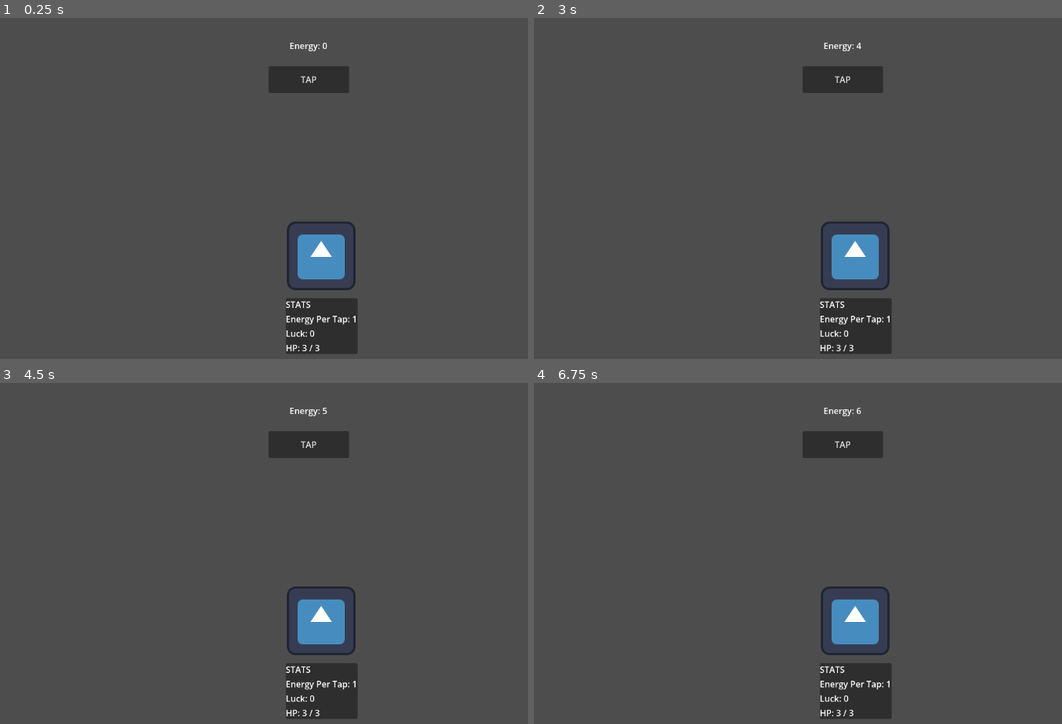
Above: before the commit, frames 1-4 (two rows, left to right).
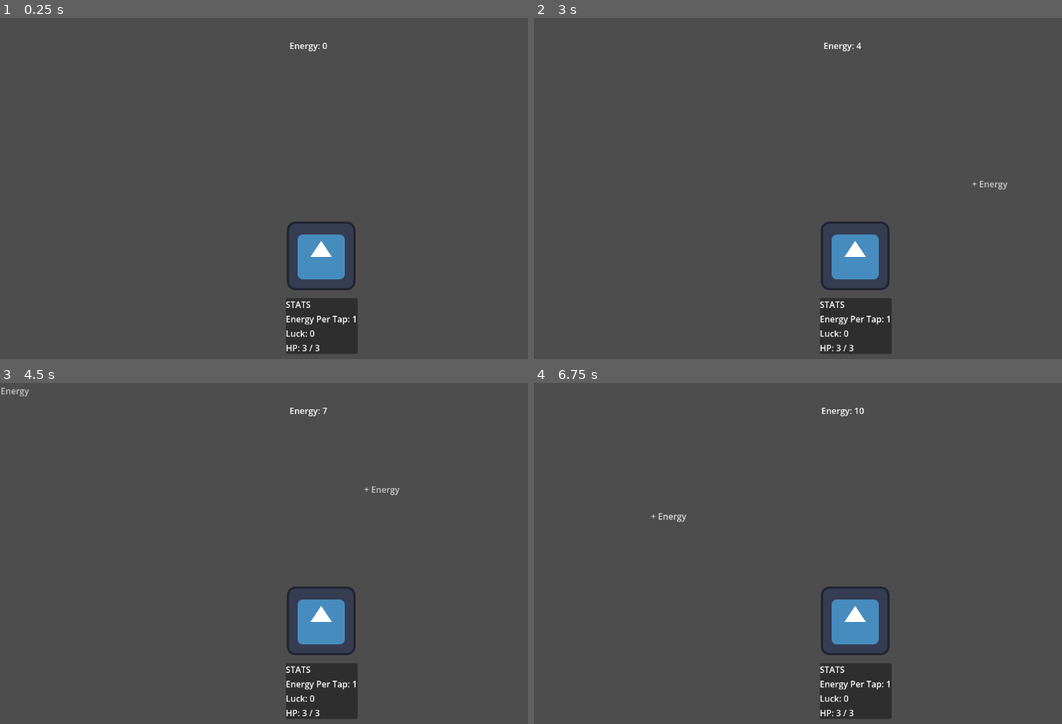
Above: after the commit, the same moments.

Repository: AzeOcram/checkpoint-gamejam
Game: Godot game, scene res://scenes/main/main.tscn
The game is run twice, just before and just after one commit, with the same random seed, the same clock (stepped at 60 frames per second) and the same inputs. The engine's default icon, where the game draws it, is replaced by a stand-in: a white triangle on a blue panel in a dark square.
Inputs (mouse positions are in pixels of both pictures, inside the frame that each line leads up to):
- Up to frame 1 (0.25 s): no input
- Up to frame 2 (3 s): click (840, 79) at 0.5 s, where only the run before the commit has a clickable "TAP"; click (840, 79) at 1.25 s, where only the run before the commit has a clickable "TAP"; click (840, 79) at 2 s, where only the run before the commit has a clickable "TAP"; tap Enter at 2.75 s; move the mouse to (977, 174) at 2.77 s; press the mouse at (977, 174) at 2.78 s
- Up to frame 3 (4.5 s): move the mouse to (184, 573) at 3.52 s; release the mouse at (184, 573) at 3.53 s; click (184, 573) at 3.6 s; tap Space at 4.25 s; move the mouse to (369, 481) at 4.27 s; press the mouse at (369, 481) at 4.28 s
- Up to frame 4 (6.75 s): move the mouse to (813, 625) at 5.02 s; release the mouse at (813, 625) at 5.03 s; click (813, 625) at 5.1 s; tap Enter at 5.75 s; move the mouse to (1030, 608) at 5.77 s; press the mouse at (1030, 608) at 5.78 s; move the mouse to (655, 505) at 6.52 s; release the mouse at (655, 505) at 6.53 s; click (655, 505) at 6.6 s

The runs differ from the first frame. In frame 1, 1.1% of the frame differs, in the area x 50-67%, y 14-22%; in frame 2, 1.2%; in frame 3, 1.3%; in frame 4, 1.3%, in the area x 22-67%, y 7-41%.

Commit message:
refactor(energy): reorganized nodes and added little effect to energy

Diff:
--- a/project.godot
+++ b/project.godot
@@ -19,6 +19,15 @@
 
 Player="*uid://dy2fa1g4nauj7"
 
+[input]
+
+tap={
+"deadzone": 0.2,
+"events": [Object(InputEventMouseButton,"resource_local_to_scene":false,"resource_name":"","device":-1,"window_id":0,"alt_pressed":false,"shift_pressed":false,"ctrl_pressed":false,"meta_pressed":false,"button_mask":0,"position":Vector2(0, 0),"global_position":Vector2(0, 0),"factor":1.0,"button_index":1,"canceled":false,"pressed":false,"double_click":false,"script":null)
+, Object(InputEventKey,"resource_local_to_scene":false,"resource_name":"","device":0,"window_id":0,"alt_pressed":false,"shift_pressed":false,"ctrl_pressed":false,"meta_pressed":false,"pressed":false,"keycode":0,"physical_keycode":32,"key_label":0,"unicode":0,"location":0,"echo":false,"script":null)
+]
+}
+
 [physics]
 
 3d/physics_engine="Jolt Physics"
--- /dev/null
+++ b/scenes/energy/energy_feedback.tscn
@@ -0,0 +1,14 @@
+[gd_scene format=3 uid="uid://ccp0tr68v6ii3"]
+
+[ext_resource type="Script" uid="uid://bfjpcub18f3s0" path="res://scripts/energy/energy_feedback.gd" id="1_hg3mm"]
+
+[node name="EnergyFeedback" type="Label" unique_id=181749581]
+anchors_preset = 15
+anchor_right = 1.0
+anchor_bottom = 1.0
+grow_horizontal = 2
+grow_vertical = 2
+text = "+ Energy"
+horizontal_alignment = 1
+vertical_alignment = 1
+script = ExtResource("1_hg3mm")
--- /dev/null
+++ b/scenes/energy/energy_system.tscn
@@ -0,0 +1,30 @@
+[gd_scene format=3 uid="uid://b2i8fygag633i"]
+
+[ext_resource type="Script" uid="uid://sl70sbmfpq1l" path="res://scripts/energy/energy_system.gd" id="1_piqoi"]
+
+[node name="EnergySystem" type="Control" unique_id=819066042]
+layout_mode = 3
+anchors_preset = 15
+anchor_right = 1.0
+anchor_bottom = 1.0
+grow_horizontal = 2
+grow_vertical = 2
+script = ExtResource("1_piqoi")
+
+[node name="EnergyLabel" type="Label" parent="." unique_id=1223879756]
+layout_mode = 0
+offset_left = 476.0
+offset_top = 40.0
+offset_right = 676.0
+offset_bottom = 70.0
+text = "Energy: 0"
+horizontal_alignment = 1
+
+[node name="EnergyFeedbackLayer" type="CanvasLayer" parent="." unique_id=1247906548]
+
+[node name="FeedbackContainer" type="Control" parent="EnergyFeedbackLayer" unique_id=1182894005]
+layout_mode = 3
+anchors_preset = 0
+offset_right = 40.0
+offset_bottom = 40.0
+mouse_filter = 2
--- a/scenes/main/main.tscn
+++ b/scenes/main/main.tscn
@@ -3,6 +3,8 @@
 [ext_resource type="PackedScene" uid="uid://bu4sfbhb1lyqp" path="res://scenes/player/player.tscn" id="1_hyk8p"]
 [ext_resource type="Script" uid="uid://cwcmwih7tclyh" path="res://scripts/main/main.gd" id="1_iuonh"]
 [ext_resource type="PackedScene" uid="uid://ci201s104vhtk" path="res://scenes/main/stats_panel.tscn" id="3_k2fmo"]
+[ext_resource type="PackedScene" uid="uid://b2i8fygag633i" path="res://scenes/energy/energy_system.tscn" id="5_6q06x"]
+[ext_resource type="Script" uid="uid://bkwgaojs1e0rl" path="res://scripts/main/game_input.gd" id="6_ow5a4"]
 
 [node name="Main" type="Control" unique_id=487311497]
 layout_mode = 3
@@ -13,6 +15,7 @@
 anchors_preset = 0
 offset_right = 40.0
 offset_bottom = 40.0
+mouse_filter = 2
 
 [node name="StatsPanel" parent="UI" unique_id=2057260839 instance=ExtResource("3_k2fmo")]
 layout_mode = 0
@@ -21,22 +24,12 @@
 offset_right = 667.0
 offset_bottom = 627.0
 
+[node name="Systems" type="Node" parent="." unique_id=2118144932]
+
+[node name="GameInput" type="Node" parent="Systems" unique_id=1107179277]
+script = ExtResource("6_ow5a4")
+
+[node name="EnergySystem" parent="Systems" unique_id=819066042 instance=ExtResource("5_6q06x")]
+
 [node name="PlayerVisual" parent="." unique_id=470255114 instance=ExtResource("1_hyk8p")]
 position = Vector2(599, 444)
-
-[node name="EnergyLabel" type="Label" parent="." unique_id=1316589368]
-layout_mode = 0
-offset_left = 476.0
-offset_top = 40.0
-offset_right = 676.0
-offset_bottom = 70.0
-text = "Energy: 0"
-horizontal_alignment = 1
-
-[node name="EnergyButton" type="Button" parent="." unique_id=43349686]
-layout_mode = 0
-offset_left = 501.0
-offset_top = 90.0
-offset_right = 651.0
-offset_bottom = 140.0
-text = "TAP"
--- a/scenes/main/stats_panel.tscn
+++ b/scenes/main/stats_panel.tscn
@@ -1,8 +1,11 @@
 [gd_scene format=3 uid="uid://ci201s104vhtk"]
+
+[ext_resource type="Script" uid="uid://x0gogmi504ns" path="res://scripts/main/stats_panel.gd" id="1_r6g2j"]
 
 [node name="StatsPanel" type="PanelContainer" unique_id=2057260839]
 offset_right = 40.0
 offset_bottom = 40.0
+script = ExtResource("1_r6g2j")
 
 [node name="VBoxContainer" type="VBoxContainer" parent="." unique_id=1127595389]
 layout_mode = 2
--- /dev/null
+++ b/scripts/energy/energy_feedback.gd
@@ -0,0 +1,25 @@
+extends Label
+
+
+func _ready() -> void:
+	var tween := create_tween()
+
+	tween.set_parallel(true)
+
+	tween.tween_property(
+		self,
+		"position",
+		position + Vector2(0, -50),
+		0.7
+	)
+
+	tween.tween_property(
+		self,
+		"modulate:a",
+		0.0,
+		0.7
+	)
+
+	tween.set_parallel(false)
+
+	tween.tween_callback(queue_free)
--- /dev/null
+++ b/scripts/energy/energy_system.gd
@@ -0,0 +1,28 @@
+extends Control
+
+
+const ENERGY_FEEDBACK = preload("res://scenes/energy/energy_feedback.tscn")
+
+@onready var energy_label: Label = $EnergyLabel
+@onready var feedback_container: Control = $EnergyFeedbackLayer/FeedbackContainer
+
+
+func _ready() -> void:
+	update_energy_ui()
+
+
+func _on_tapped(position: Vector2) -> void:
+	Player.add_energy(Player.get_energy_per_tap())
+	update_energy_ui()
+	spawn_energy_feedback(position)
+
+
+func update_energy_ui() -> void:
+	energy_label.text = "Energy: " + str(Player.get_energy())
+
+
+func spawn_energy_feedback(position: Vector2) -> void:
+	var feedback = ENERGY_FEEDBACK.instantiate()
+
+	feedback.position = position
+	feedback_container.add_child(feedback)
--- /dev/null
+++ b/scripts/main/game_input.gd
@@ -0,0 +1,13 @@
+extends Node
+
+signal tapped(position: Vector2)
+
+#Code for game inputs
+func _input(event: InputEvent) -> void:
+	if event.is_action_pressed("tap"):
+		var tap_position := Vector2.ZERO
+
+		if event is InputEventMouseButton:
+			tap_position = event.position
+
+		tapped.emit(tap_position)
--- a/scripts/main/main.gd
+++ b/scripts/main/main.gd
@@ -1,30 +1,10 @@
+#Main must be responsible for putting together all systems
 extends Control
 
-#Nodes
-@onready var energy_per_tap_label = $UI/StatsPanel/VBoxContainer/EnergyPerTapLabel
-@onready var luck_label = $UI/StatsPanel/VBoxContainer/LuckLabel
-@onready var hp_label = $UI/StatsPanel/VBoxContainer/HpLabel
-@onready var energy_label: Label = $EnergyLabel
-@onready var energy_button: Button = $EnergyButton
-
-var energy: int = 0
+# Nodes
+@onready var game_input = $Systems/GameInput
+@onready var energy_system = $Systems/EnergySystem
 
 
 func _ready() -> void:
-	energy_button.pressed.connect(_on_energy_button_pressed)
-	update_energy_ui()
-	update_stats_ui()
-
-#Energy Functions
-func _on_energy_button_pressed() -> void:
-	energy += Player.energy_per_tap
-	update_energy_ui()
-
-func update_energy_ui() -> void:
-	energy_label.text = "Energy: " + str(energy)
-
-#Stats Functions
-func update_stats_ui() -> void:
-	energy_per_tap_label.text = "Energy Per Tap: " + str(Player.energy_per_tap)
-	luck_label.text = "Luck: " + str(Player.luck)
-	hp_label.text = "HP: " + str(Player.hp) + " / " + str(Player.max_hp)
+	game_input.tapped.connect(energy_system._on_tapped)
--- /dev/null
+++ b/scripts/main/stats_panel.gd
@@ -0,0 +1,15 @@
+extends PanelContainer
+
+# Nodes
+@onready var energy_per_tap_label: Label = $VBoxContainer/EnergyPerTapLabel
+@onready var luck_label: Label = $VBoxContainer/LuckLabel
+@onready var hp_label: Label = $VBoxContainer/HpLabel
+
+func _ready() -> void:
+	update_stats_ui()
+
+# Stats Functions
+func update_stats_ui() -> void:
+	energy_per_tap_label.text = "Energy Per Tap: " + str(Player.energy_per_tap)
+	luck_label.text = "Luck: " + str(Player.luck)
+	hp_label.text = "HP: " + str(Player.hp) + " / " + str(Player.max_hp)
--- a/scripts/player/player.gd
+++ b/scripts/player/player.gd
@@ -5,6 +5,7 @@
 var luck: int = 0
 var hp: int = 3
 var max_hp: int = 3
+var energy: int = 0
 
 #Main Functions
 
@@ -27,6 +28,9 @@
 	max_hp += amount
 	hp += amount
 
+func add_energy(amount: int) -> void:
+	energy += amount
+
 #Getters
 func get_energy_per_tap() -> int:
 	return energy_per_tap
@@ -39,3 +43,6 @@
 
 func get_max_hp() -> int:
 	return max_hp
+
+func get_energy() -> int:
+	return energy
Not shown, added: scripts/energy/energy_feedback.gd.uid
Not shown, added: scripts/energy/energy_system.gd.uid
Not shown, added: scripts/main/game_input.gd.uid
Not shown, added: scripts/main/stats_panel.gd.uid
